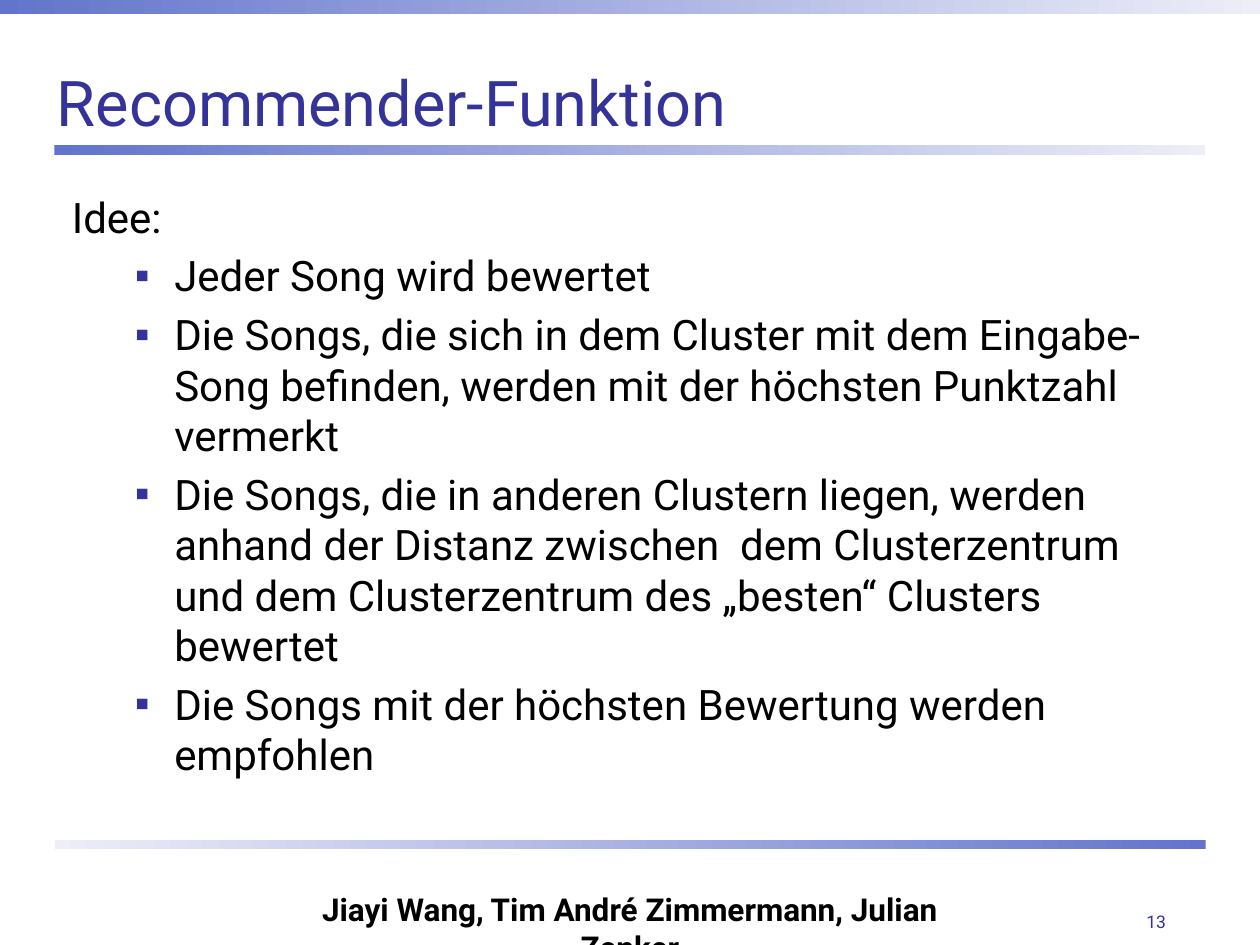
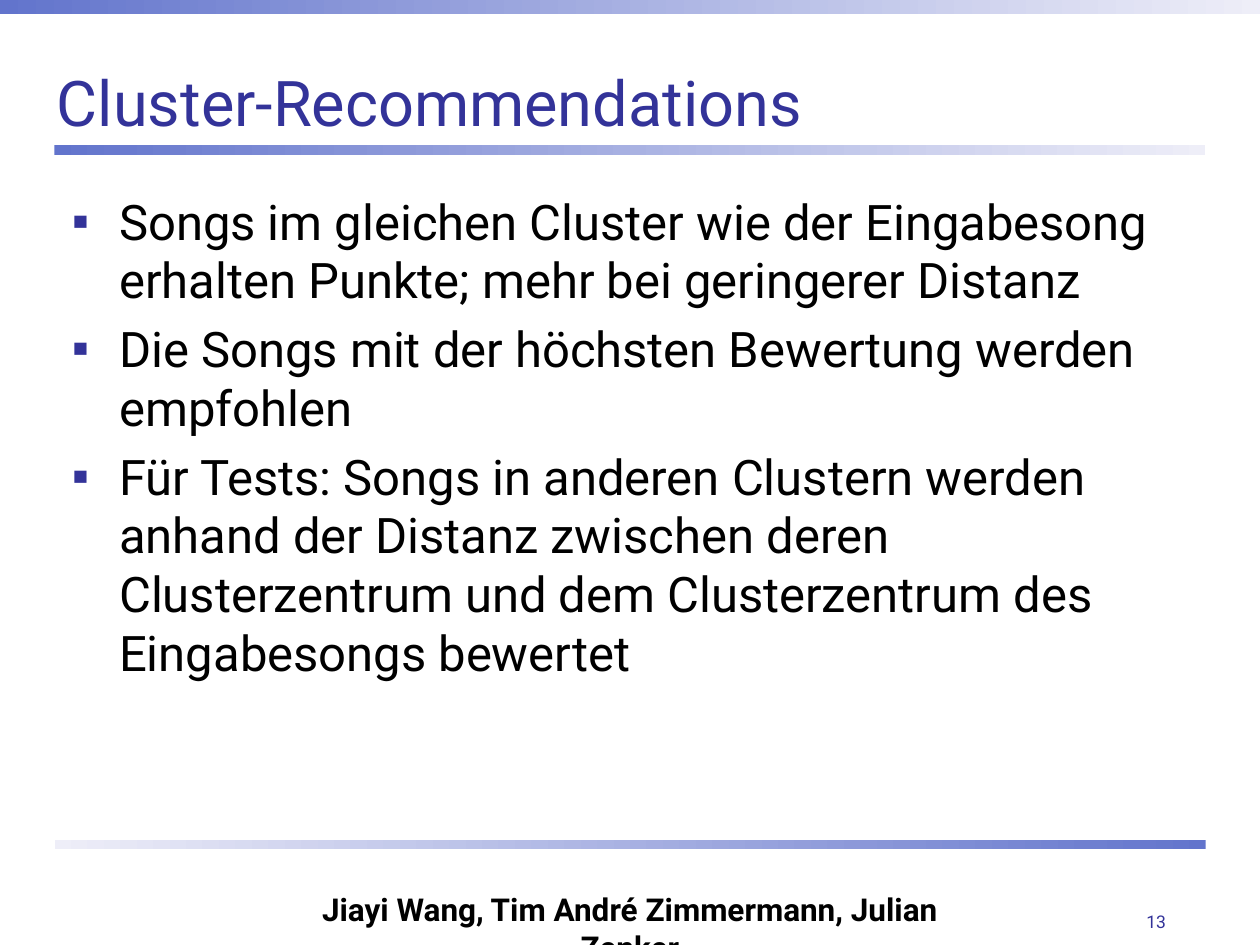
Before and after one commit to ChulioZ/music-recommender, a slide deck: slide 13 of Abschlusspräsentation.pptx. Drawn at 1260x945 pixels with LibreOffice and Linux fonts; fonts in the diff are those of the drawing; background and template pictures are left out. Boxes give left, top, right and bottom in pixels: in the first picture for what was removed or moved away, otherwise in the second. Text is boxed around its words. In the diff, an @@ line names an element or a change of style, - is before the commit and + after.

```diff
--- a/Abschlusspräsentation.pptx
+++ b/Abschlusspräsentation.pptx
@@ title at [57, 78, 802, 127]: text changed @@
-Recommender-Funktion
+Cluster-Recommendations
@@ text at [119, 203, 1147, 309]: text changed; size 24 to 28 pt @@
-Idee:
-  ▪ Jeder Song wird bewertet
-  ▪ Die Songs, die sich in dem Cluster mit dem Eingabe-Song befinden, werden mit der höchsten Punktzahl vermerkt
-  ▪ Die Songs, die in anderen Clustern liegen, werden anhand der Distanz zwischen dem Clusterzentrum und dem Clusterzentrum des „besten“ Clusters bewertet
+▪ Songs im gleichen Cluster wie der Eingabesong erhalten Punkte; mehr bei geringerer Distanz
@@ text at [119, 330, 1135, 436]: size 24 to 28 pt in "Die Songs mit der höchsten Bewertung werden ..."; list level 2 to 1 in "Die Songs mit der höchsten ..." @@
@@ text at [119, 458, 1092, 682]: paragraph added @@
+▪ Für Tests: Songs in anderen Clustern werden anhand der Distanz zwischen deren Clusterzentrum und dem Clusterzentrum des Eingabesongs bewertet
```
Also in this commit, not shown: 3 other slides changed, 2 slides added.
